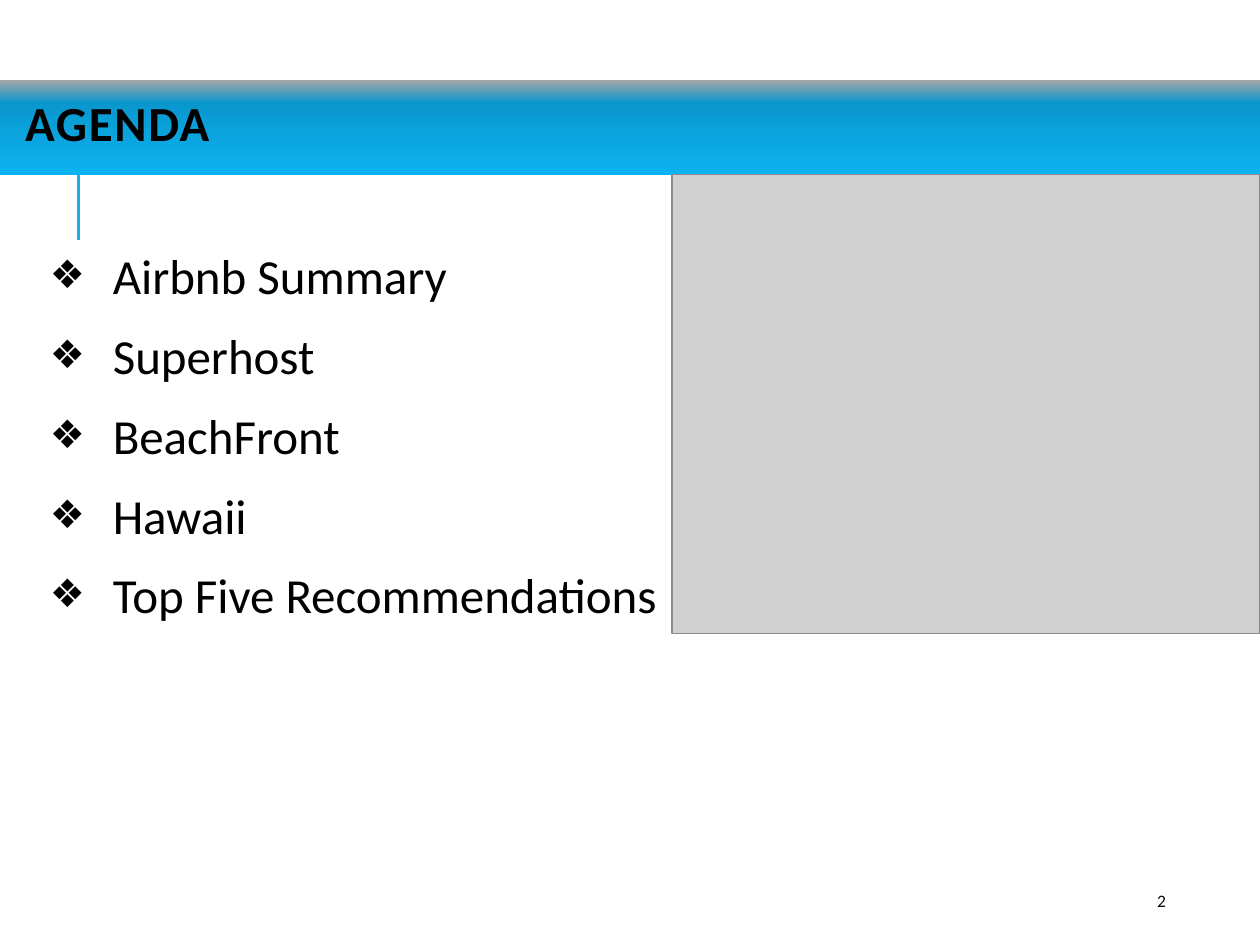
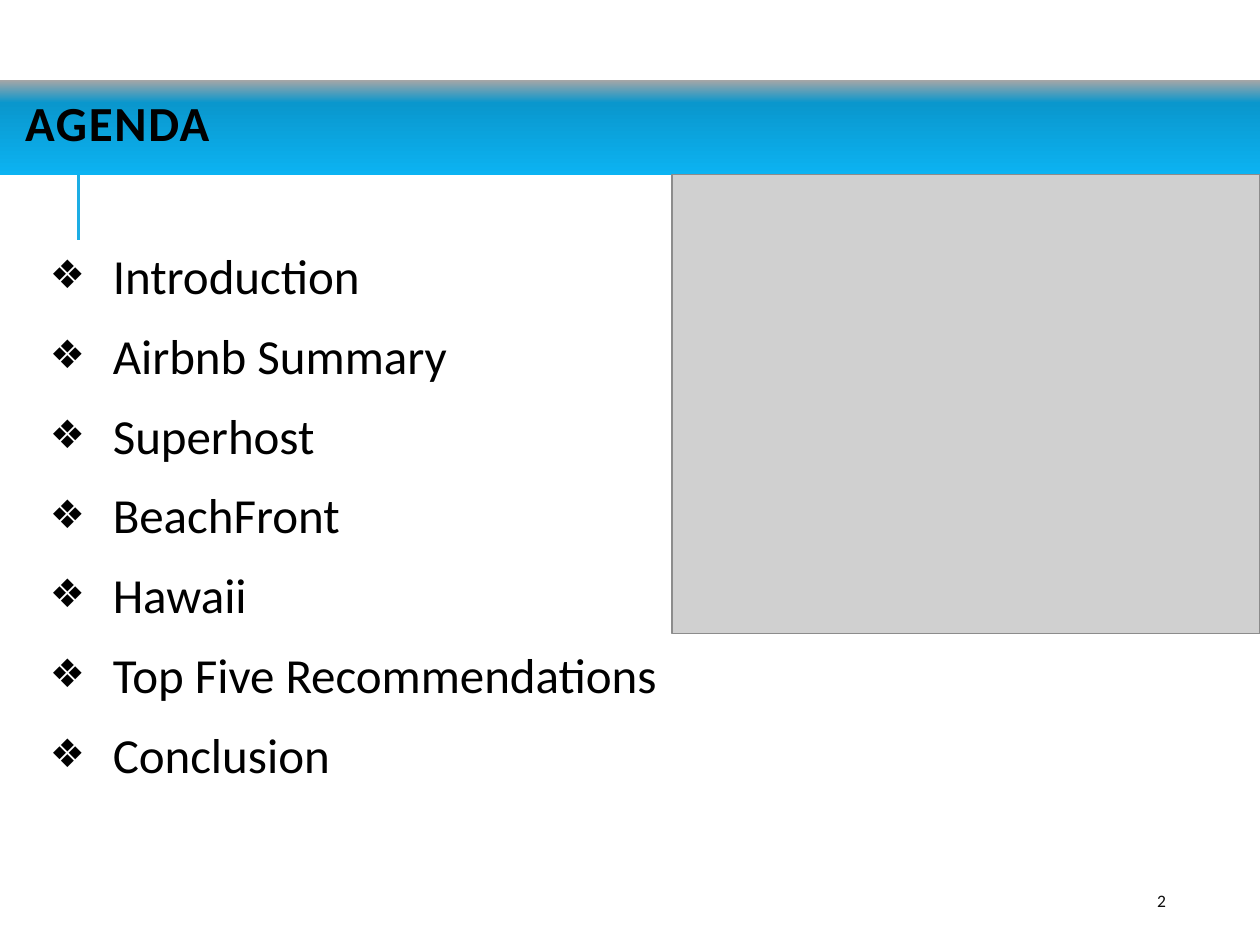
Before and after one commit to jaminiowa/Group-1-Project, a slide deck: slide 2 of Group1 Project - AirBnb Analysis.pptx. Drawn at 1260x945 pixels with LibreOffice and Linux fonts; fonts in the diff are those of the drawing; grey boxes stand for pictures. Boxes give left, top, right and bottom in pixels: in the first picture for what was removed or moved away, otherwise in the second. Text is boxed around its words. In the diff, an @@ line names an element or a change of style, - is before the commit and + after.

```diff
--- a/Group1 Project - AirBnb Analysis.pptx
+++ b/Group1 Project - AirBnb Analysis.pptx
@@ text at (x1=113, y1=260, x2=360, y2=295): paragraph added @@
+❖ Introduction
@@ text at (x1=113, y1=739, x2=330, y2=774): paragraph added @@
+❖ Conclusion
```
Also in this commit, not shown: 5 other slides changed, 12 slides added, 2 slides removed.
